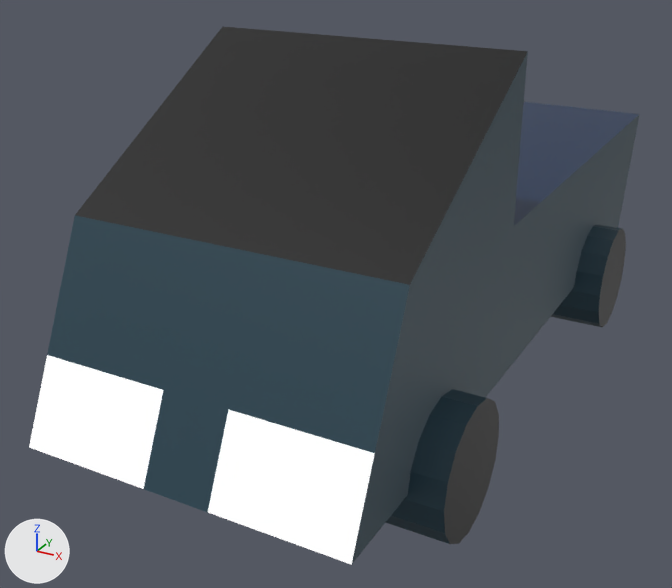
The Blender file truck01.blend: old version first, new version second.
Rendered twice from a 50 mm lens placed at (2.57, -4.0, 3.15), pointed at (-0.3, 1.21, 0.55). The lights are fixed; the arrows at lower left show +X, +Y and +Z.
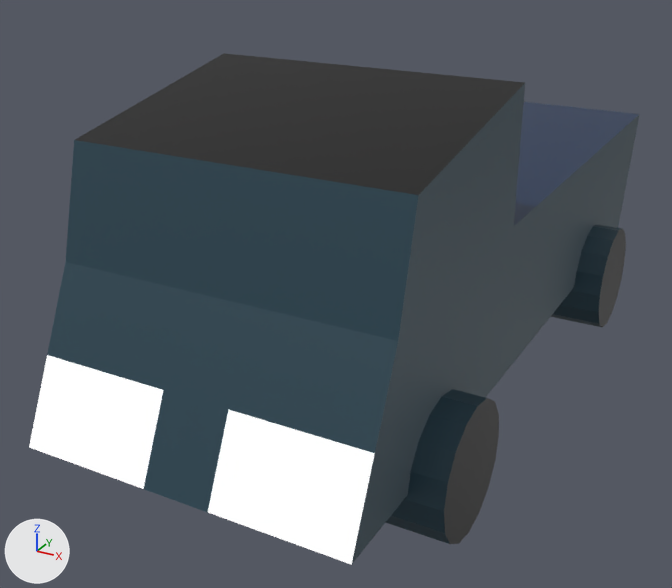
Where the newer file only moved an object's origin or applied its transform, the numbers keep the older frame.

Pixel boxes [x1, y1, x2, y2] of what changed, in the pictures (672 x 588 px; the box of a moved part takes in the faces that stretch with it):
```json
{"object": "Cube", "change": "reshaped", "before": [29, 27, 640, 565], "after": [29, 53, 640, 565]}
{"part": 1, "of": "me_cube_001", "change": "moved or reshaped", "before": [66, 27, 528, 564], "after": [66, 53, 525, 564]}
```

Scene script edits in JSON lines:
```json
{"block": "me_cube_001", "where": "me_cube_001.from_pydata(...)  # 208 vertices, 132 faces; spans x -1.2..1.2, y -1.0..4.32, z -0.09..2.33"}
{"block": "me_cube_001", "where": "# used by ob_cube; location = (0.0, 0.0, 0.0)"}
{"block": "me_cube_001", "where": "# before: 1 (-1.0, -0.46, 1.51) at pixel (74, 215), 5 (1.0, -0.46, 1.51) at pixel (409, 284), 156 (0.6, -0.46, 1.51) at pixel (332, 268), 157 (0.2, -0.46, 1.51) at pixel (260, 253), 158 (-0.2, -0.46, 1.51) at pixel (193, 239)"}
{"block": "me_cube_001", "where": "# before: 159 (-0.6, -0.46, 1.51) at pixel (132, 227)"}
{"block": "me_cube_001", "change": "me_cube_001 part 1"}
{"op": "add", "block": "me_cube_001", "code": "for i in [1, 5, *range(156, 160)]: me_cube_001.vertices[i].co += Vector((0.0, 0.06, 0.4))"}
{"op": "set", "path": "me_cube_001.vertices[3].co", "old": "(-1.0, 1.0, 2.33)", "new": "(-1.0, 1.0, 2.17)", "note": "pixel (222, 26) -> pixel (223, 53)"}
{"op": "set", "path": "me_cube_001.vertices[7].co", "old": "(1.0, 1.0, 2.33)", "new": "(1.0, 1.0, 2.17)", "note": "pixel (527, 51) -> pixel (525, 82)"}
```
